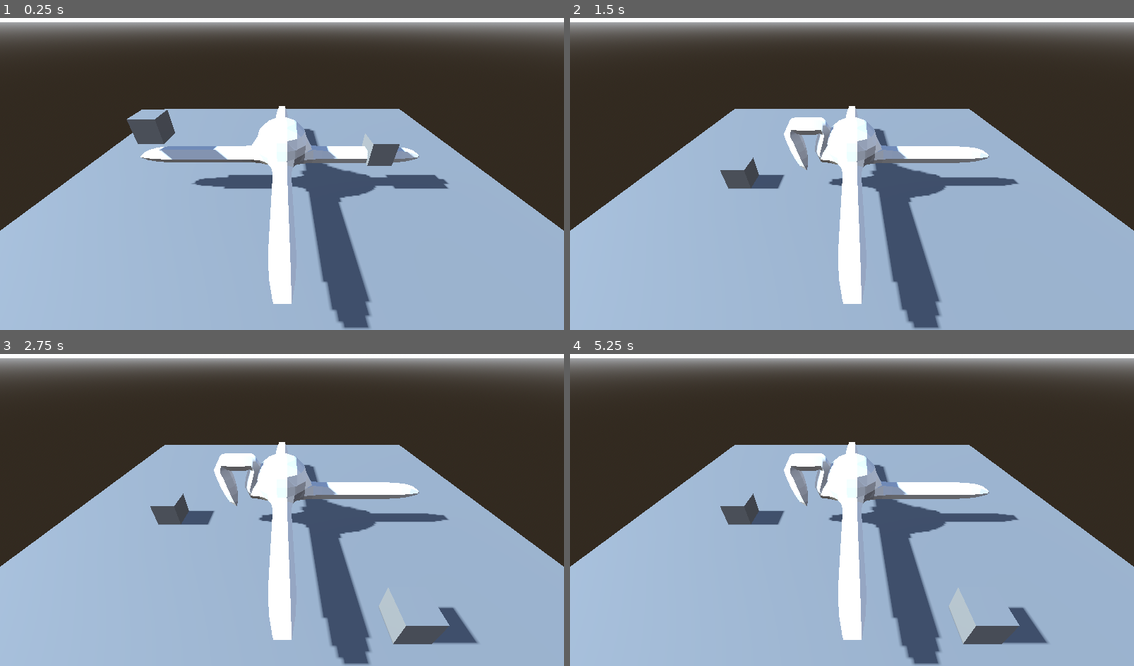
Above: before the commit, frames 1-4 (two rows, left to right).
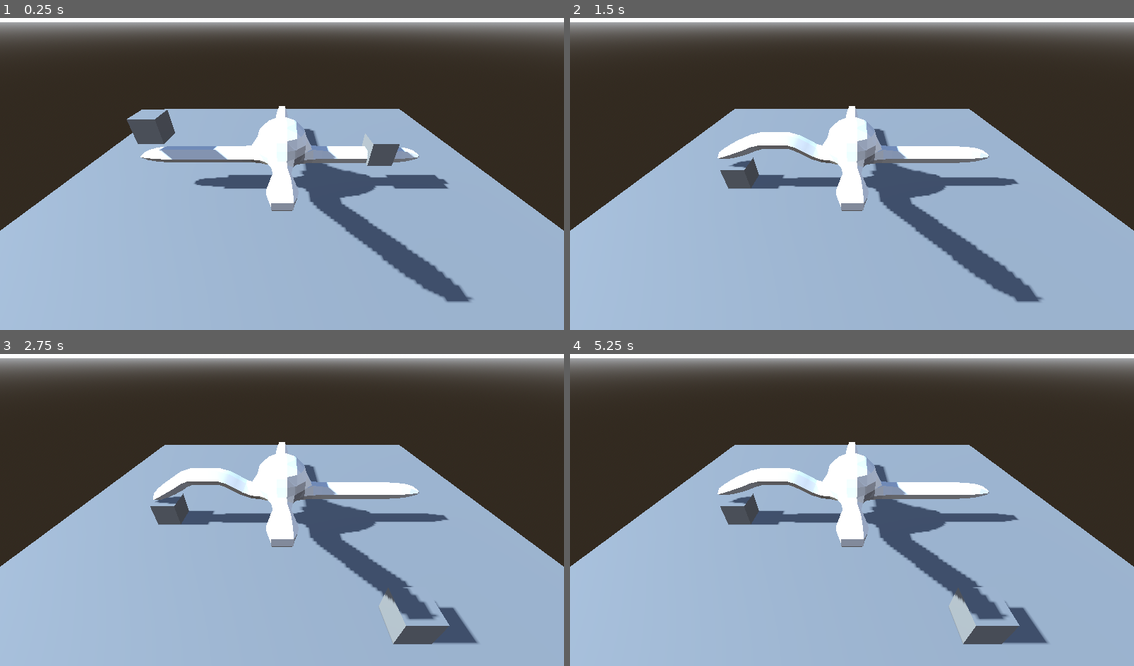
Above: after the commit, the same moments.

Repository: PandaRetro/Y13-DT-Internal
Game: Godot game, scene res://_.tscn/Main.tscn
The game is run twice, just before and just after one commit, with the same random seed, the same clock (stepped at 60 frames per second) and the same inputs. The project has no main scene, so this scene is started directly.
Inputs:
- Up to frame 1 (0.25 s): no input
- Up to frame 2 (1.5 s): tap Enter (ui_accept) at 0.5, 0.77, 1.25 s; hold Right (ui_right) 0.53-1.28 s; tap E (Pick_up) at 0.6, 1.35 s; hold Down (ui_down) from 1.28 s (still down)
- Up to frame 3 (2.75 s): tap Enter (ui_accept) at 1.52 s; release Down (ui_down) at 2.03 s; hold Right (ui_right) from 2.03 s (still down); tap E (Pick_up) at 2.1 s
- Up to frame 4 (5.25 s): tap Enter (ui_accept) at 2.75, 3.02, 3.77, 4.25, 4.52, 5 s; release Right (ui_right) at 2.78 s; hold Up (ui_up) 2.78-3.53 s; tap E (Pick_up) every 0.75 s from 2.85 to 5.1 s; hold Left (ui_left) 3.53-5.03 s; hold Down (ui_down) from 5.03 s (still down)

The runs differ from the first frame. In frame 1, 5.7% of the frame differs, in the area x 26-84%, y 41-100%; in frame 2, 7.5%, in the area x 26-84%, y 31-100%; in frame 3, 6.9%; in frame 4, 6.9%.

Commit message:
Created bend in arms, w lerp

Diff:
--- a/1.Protoype/_.gd/octopus.gd
+++ b/1.Protoype/_.gd/octopus.gd
@@ -5,25 +5,28 @@
 
 @onready var skel = $Armature/Skeleton3D
 var angle
+var other_angle
 var dist = 42.0
 
-# Called when the node enters the scene tree for the first time.
+
 func _ready():
 	var list = $Armature/Skeleton3D.find_bone("Bone.003")
 	print(list)
 	print($Armature/Skeleton3D.get_bone_pose_rotation(list))
 
-# Called every frame. 'delta' is the elapsed time since the previous frame.
+
 func _process(delta):
+
+
 	if dist < 42 and dist > 0:
-		angle = 2 * acos(BONE_LEN/dist)
+		angle = acos((dist - BONE_LEN) / (2*BONE_LEN))
+		other_angle = angle - (PI/2)
 	else:
 		angle = 0
 
-
-	skel.set_bone_pose_rotation(2, Quaternion(angle/2, 0, 0, 1))
-	skel.set_bone_pose_rotation(3, Quaternion(-angle/2, 0, 0, 1))
-	skel.set_bone_pose_rotation(4, Quaternion(-angle/2, 0, 0, 1))
+	skel.set_bone_pose_rotation(2, Quaternion(lerp(skel.get_bone_pose_rotation(2).x,float(angle),0.3), 0, 0, 1))
+	skel.set_bone_pose_rotation(3, Quaternion(lerp(skel.get_bone_pose_rotation(3).x,float(-angle),0.3), 0, 0, 1))
+	skel.set_bone_pose_rotation(4, Quaternion(lerp(skel.get_bone_pose_rotation(4).x,float(-angle),0.1), 0, 0, 1))
 
 	if Input.is_action_just_pressed("ui_up"):
 		dist += 1
@@ -36,6 +39,6 @@
 	if Input.is_action_just_pressed("ui_left"):
 		print(BONE_LEN)
 		print(dist)
-		print(BONE_LEN/dist)
-		print(acos(BONE_LEN/dist))
+		print((dist - BONE_LEN) / (2*BONE_LEN))
+		print(acos((dist - BONE_LEN) / (2*BONE_LEN)))
 		print(angle)
--- a/1.Protoype/_.tscn/octopus.tscn
+++ b/1.Protoype/_.tscn/octopus.tscn
@@ -13,12 +13,12 @@
 bones/3/rotation = Quaternion(0.000474975, 0.000474975, 0.000474975, 1.00048)
 bones/4/position = Vector3(0.000474975, 4.35348, 0.000474975)
 bones/4/rotation = Quaternion(0.000474975, 0.000474975, 0.000474975, 0.707475)
-bones/6/rotation = Quaternion(0.000474975, 0.000474975, 0.000474975, 1.00048)
+bones/6/rotation = Quaternion(0.268475, 0.000474975, 0.000474975, 1.00048)
 bones/7/rotation = Quaternion(0.000474975, 0.000474975, 0.000474975, 1.00048)
 bones/8/rotation = Quaternion(0.000474975, 0.000474975, 0.000474975, 1.00048)
 
 [node name="BONE_4" type="BoneAttachment3D" parent="Armature/Skeleton3D" index="1"]
-transform = Transform3D(0.99999, -0.00323645, 0.00324696, -0.00323645, 0.00324696, 0.99999, -0.00324696, -0.99999, 0.00323645, -0.0119156, -1.83801, -13.0613)
+transform = Transform3D(0.99999, -0.00323645, 0.00324696, -0.00323645, 0.00324696, 0.99999, -0.00324696, -0.99999, 0.00323645, -0.0119155, -1.83801, -13.0613)
 bone_name = "Bone.004"
 bone_idx = 4
 
@@ -26,7 +26,7 @@
 transform = Transform3D(1, 1.86265e-09, -6.82121e-11, 0, 1, 1.86265e-09, 1.78807e-09, 0, 1, 0.019594, 6.03446, -0.0195309)
 
 [node name="BONE_8" type="BoneAttachment3D" parent="Armature/Skeleton3D" index="2"]
-transform = Transform3D(-0.00285253, -0.999992, 0.00284442, -0.00284442, 0.00285253, 0.999992, -0.999992, 0.00284442, -0.00285253, -13.2313, -1.83833, 0.0125532)
+transform = Transform3D(-0.00371862, -0.864698, 0.502279, -0.00133872, 0.502286, 0.8647, -0.999992, 0.00254308, -0.0030254, -12.0442, 2.56884, 0.00989726)
 bone_name = "Bone.008"
 bone_idx = 8
 
Not shown, added: 1.Protoype/_.tscn/MaiDAF8.tmp
